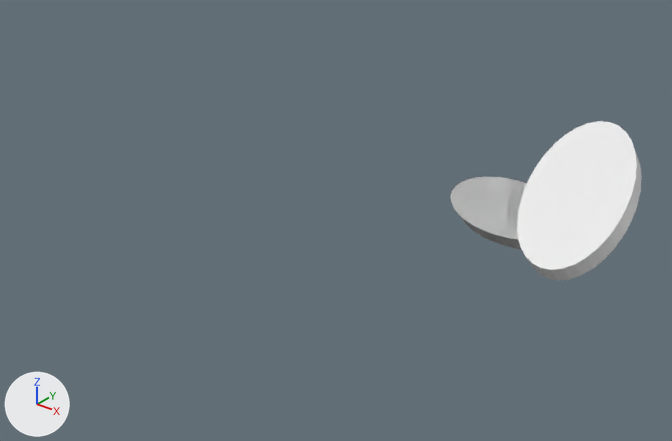
An edit to the Blender file blender_files/preview_object.blend, drawn before and after from the same camera.
Both versions are drawn from a 50 mm lens placed at (332.0, -404.0, 271.0), pointed at (3.0, 8.0, 15.0). The axes (+X, +Y, +Z) are drawn at lower left. The lights are the same throughout.

In view in the first picture: 'SOC_Circle.002.fillets', 'SOC_Circle.002.fillets.002', 'SOC_Circle.fillets'.
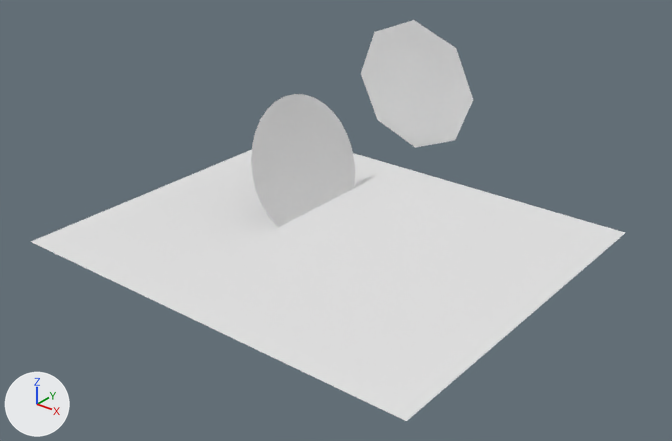
Where the newer file only moved an object's origin or applied its transform, the numbers keep the older frame.

Location of each change, [x1, y1, x2, y2] in pixels of the pictures (672 x 441 px):
'Bounding Frame', shown: after [31, 150, 625, 421]
'SOC_Circle.fillets', moved, turned, modifiers changed, rescaled: before [517, 121, 642, 281]; after [251, 94, 355, 227]
'SOC_Circle.003.fillets', added: after [361, 20, 473, 148]
'SOC_Circle.002.fillets', deleted: before [450, 177, 527, 249]
'SOC_Circle.002.fillets.002', deleted: before [477, 180, 526, 235]

Patch to the scene script:
```diff
--- a/blender_files/preview_object.blend.py
+++ b/blender_files/preview_object.blend.py
@@ me_mesh_015 @@
 me_mesh_015.from_pydata(...)  # 32 vertices, 1 face; spans x -33.4..33.4, y -33.4..33.4, z 0.0
 # used by ob_soc_circle_fillets; location = (116.1, 107.0, 31.1); rotation_euler = (0.754, 0.0, 0.0), in degrees (43, 0, 0); scale = (1.0, 1.6, 1.0)
+# me_mesh_015 part 1: the whole mesh is scaled about its middle by (1.5, 1.5, 1)
@@ me_mesh_008 @@
 me_mesh_008.from_pydata(...)  # 4 vertices, 1 face; spans x -33.4..33.4, y -33.4..33.4, z 0.0
-me_mesh_008.vertices[0].co = (-33.4, -33.4, 0.0)
-me_mesh_008.vertices[1].co = (-33.4, 33.4, 0.0)
-me_mesh_008.vertices[2].co = (33.4, 33.4, 0.0)
-me_mesh_008.vertices[3].co = (33.4, -33.4, 0.0)
+# me_mesh_008 part 2
+me_mesh_008.vertices[0].co = (-149.4, -112.5, 0.0)  # pixel (30, 241)
+me_mesh_008.vertices[1].co = (-149.4, 135.9, 0.0)
+me_mesh_008.vertices[2].co = (140.9, 135.9, 0.0)  # pixel (625, 232)
+me_mesh_008.vertices[3].co = (140.9, -112.5, 0.0)  # pixel (406, 421)
@@ me_mesh_014 @@
+me_mesh_014.from_pydata([(-50.0, 0.0, 0.0), (-35.4, -35.4, 0.0), (0.0, -50.0, 0.0), (35.4, -35.4, 0.0), (50.0, 0.0, 0.0), (35.4, 35.4, 0.0), (0.0, 50.0, 0.0), (-35.4, 35.4, 0.0)], [], [(0, 1, 2, 3, 4, 5, 6, 7)])
@@ ob_soc_circle_002_fillets @@
-ob_soc_circle_002_fillets = bpy.data.objects.new('SOC_Circle.002.fillets', me_mesh_033)
@@ ob_soc_circle_fillets @@
 ob_soc_circle_fillets = bpy.data.objects.new('SOC_Circle.fillets', me_mesh_015)
-ob_soc_circle_fillets.location = (116.1, 107.0, 31.1)
-ob_soc_circle_fillets.rotation_euler = (0.754, 0.0, 0.0)  # degrees (43, 0, 0)
-ob_soc_circle_fillets.scale = (1.0, 1.6, 1.0)
+ob_soc_circle_fillets.location = (-50.1, 42.0, 26.9)
+ob_soc_circle_fillets.rotation_euler = (0.0, 1.209, 0.0)  # degrees (0, 69, 0)
 _m = ob_soc_circle_fillets.modifiers.new('SOC_Solidify', 'SOLIDIFY')
-_m.thickness = 18.0
 _m.nonmanifold_merge_threshold = 0.0003
@@ ob_bounding_frame @@
 ob_bounding_frame.location = (0.0, 0.0, 0.0)
-ob_bounding_frame.hide_set(True)
@@ ob_soc_circle_002_fillets_002 @@
-ob_soc_circle_002_fillets_002 = bpy.data.objects.new('SOC_Circle.002.fillets.002', me_mesh_004)
@@ ob_soc_circle_003_fillets @@
+ob_soc_circle_003_fillets = bpy.data.objects.new('SOC_Circle.003.fillets', me_mesh_014)  # modifiers SOLIDIFY
+ob_soc_circle_003_fillets.location = (-36.3, 149.8, 60.1)
+ob_soc_circle_003_fillets.rotation_euler = (-1.484, 0.0, 0.0)  # degrees (-85, 0, 0)
```
